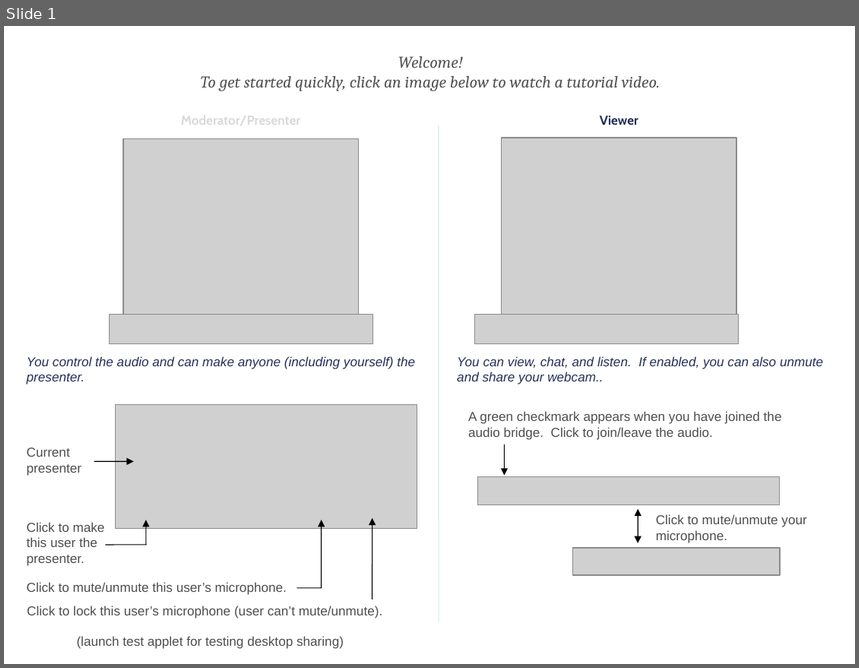
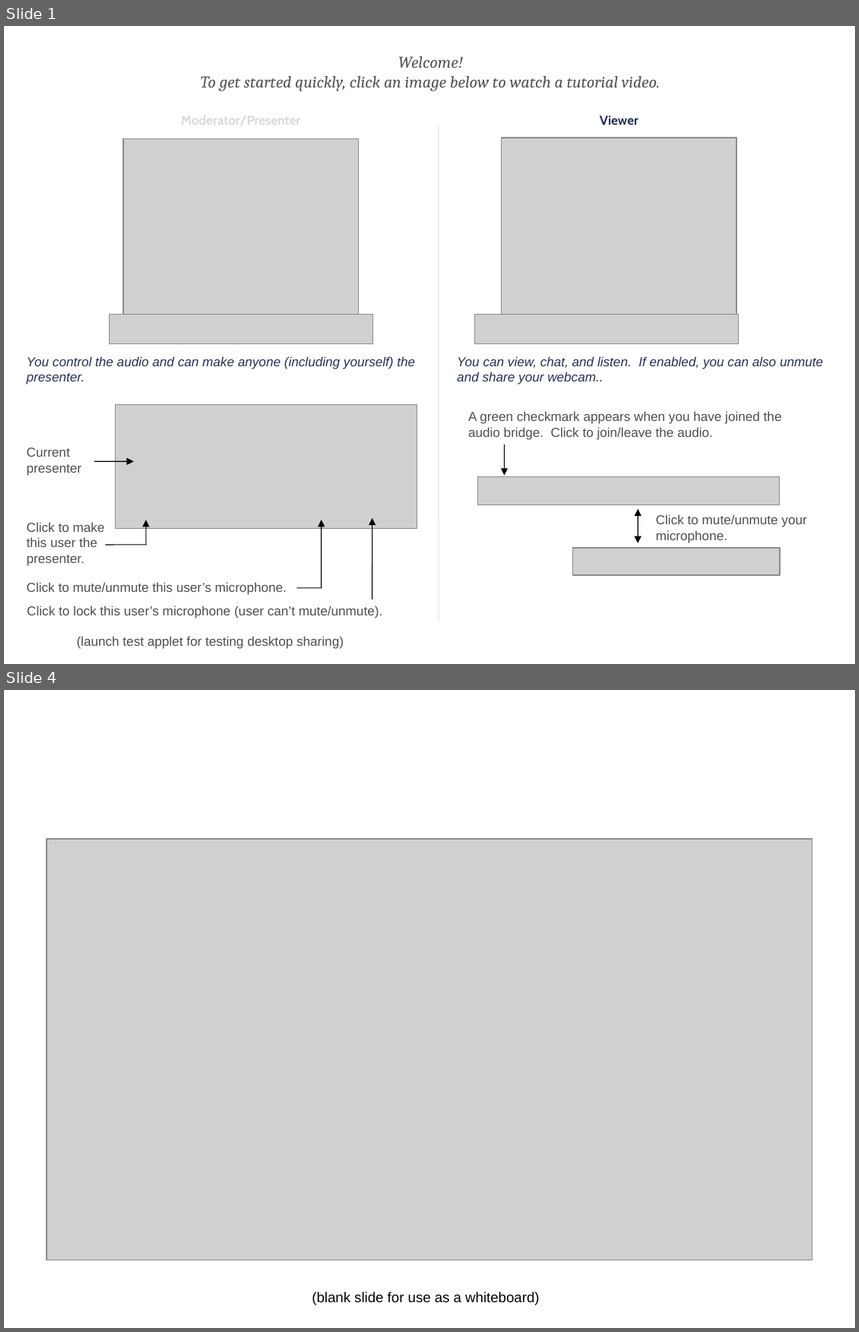
Before and after one commit to 0x01050/BigBlueButton, a slide deck: bigbluebutton-config/web/default.ppt. Shown one above the other, each under a label of ours: slide 1 before the commit, slides 1 and 4 after it; the slides between them are not shown. The pictures are 859x668 and 859x1332 pixels, drawn with LibreOffice and Linux fonts; fonts in the diff are those of the drawing; grey boxes stand for pictures; background and template pictures are left out. Boxes give left, top, right and bottom in pixels: in the first picture for what was removed or moved away, otherwise in the second. Text is boxed around its words. In the diff, an @@ line names an element or a change of style, - is before the commit and + after.

Commit message:
Updated default PDF with text on each blank page

```diff
--- a/bigbluebutton-config/web/default.ppt
+++ b/bigbluebutton-config/web/default.ppt
@@ slide 4 added at (4, 690, 855, 1328), background #FFFFFF @@
@@ picture added at (47, 839, 813, 1260) @@
@@ text added at (312, 1292, 539, 1306), 12 pt, text #000000 @@
+(blank slide for use as a whiteboard)
```
Also in this commit, not shown: 3 other slides added, 4 slides removed, 1 other file.
